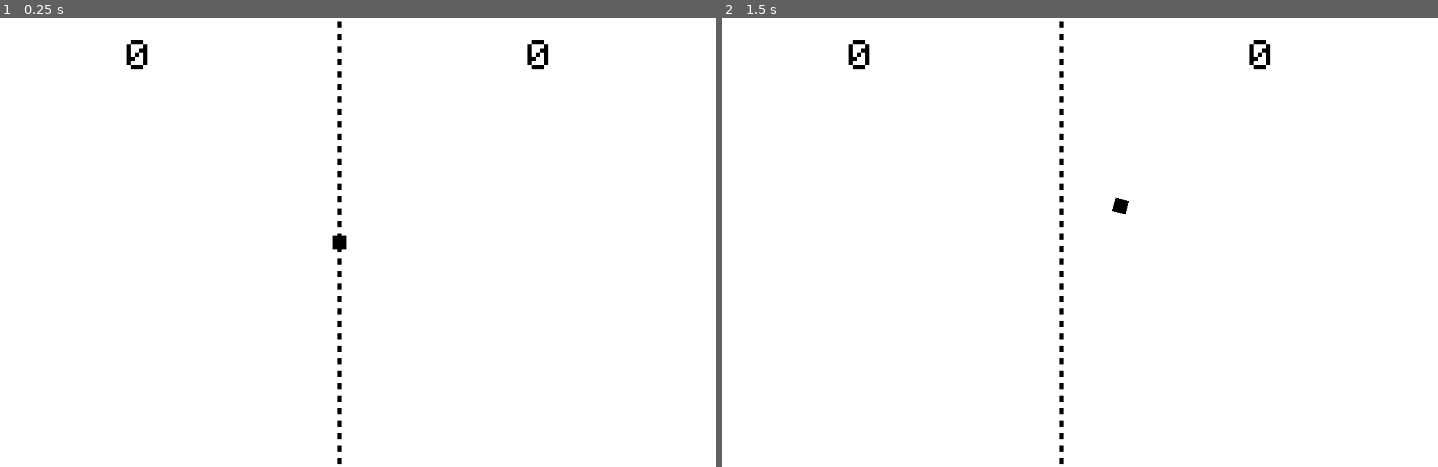
Above: before the commit, frames 1-2 (left to right).
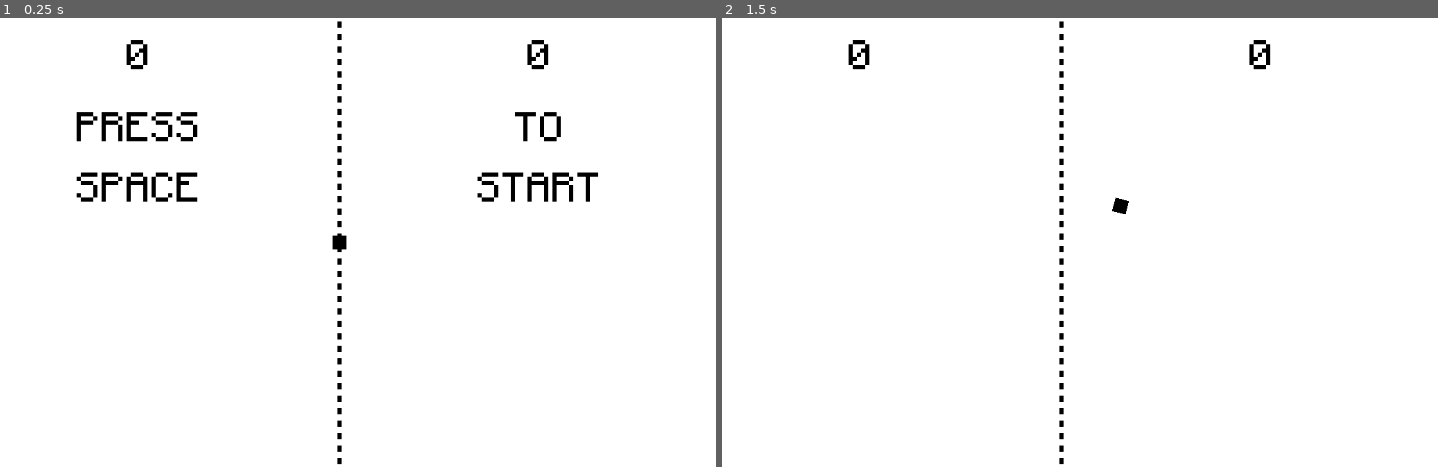
Above: after the commit, the same moments.

Repository: yungcomputerchair/pong
Game: Godot game, scene res://Scenes/game.tscn
The game is run twice, just before and just after one commit, with the same random seed, the same clock (stepped at 60 frames per second) and the same inputs.
Inputs:
- Up to frame 1 (0.25 s): no input
- Up to frame 2 (1.5 s): tap Space at 0.5, 0.77, 0.8, 1.07, 1.25, 1.35 s; hold R 0.53-1.28 s

The runs differ from the first frame. In frame 1, 1.7% of the frame differs, in the area x 10-84%, y 20-41%; in frame 2, nothing differs.

Commit message:
Cleanup winner label (fixes bug)

Diff:
--- a/Scripts/game.gd
+++ b/Scripts/game.gd
@@ -10,17 +10,20 @@
 var left_score
 var right_score
 
-func update_ui():
+func update_ui(winner):
 	ui.update_scores(left_score, right_score)
+	if winner != 0:
+		ui.set_winner(winner)
 
 func new_game():
 	left_score = 0
 	right_score = 0
-	update_ui()
+	ui.set_start_text()
+	update_ui(0)
 	ball.reset(true)
 
 func get_winner():
-	const POINTS_TO_WIN = 10
+	const POINTS_TO_WIN = 3
 	print("Left: ", left_score, "; Right: ", right_score)
 	if left_score >= POINTS_TO_WIN:
 		return -1
@@ -28,17 +31,19 @@
 		return 1
 	return 0
 
+func check_winner():
+	var winner = get_winner()
+	if winner == 0:
+		ball.reset(false)
+	update_ui(winner)
+
 func oob_left(_area):
 	right_score += 1
-	if get_winner() == 0:
-		ball.reset(false)
-	update_ui()
+	check_winner()
 
 func oob_right(_area):
 	left_score += 1
-	if get_winner() == 0:
-		ball.reset(false)
-	update_ui()
+	check_winner()
 
 func resize():
 	const GOAL_OFFSET = 75
@@ -60,6 +65,7 @@
 
 func _input(_ev):
 	if Input.is_key_pressed(KEY_SPACE) and not ball.is_processing():
+		ui.clear_start_text()
 		ball.launch()
 	if Input.is_key_pressed(KEY_R):
 		new_game()
--- a/Scripts/ui.gd
+++ b/Scripts/ui.gd
@@ -3,14 +3,23 @@
 @onready var left_panel = %LeftPanel
 @onready var right_panel = %RightPanel
 
-func update_panel(panel, score):
+func set_start_text():
+	left_panel.get_node("Status").text = "PRESS\nSPACE"
+	right_panel.get_node("Status").text = "TO\nSTART"
+
+func clear_start_text():
+	left_panel.get_node("Status").text = ""
+	right_panel.get_node("Status").text = ""
+
+func update_score(panel, score):
 	panel.get_node("Score").text = str(score)
-	var status = panel.get_node("Status")
-	if score >= 10:
-		status.text = "WINNER"
-	else:
-		status.text = ""
 
 func update_scores(left, right):
-	update_panel(left_panel, left)
-	update_panel(right_panel, right)
+	update_score(left_panel, left)
+	update_score(right_panel, right)
+
+func set_winner(winner):
+	var winner_panel = right_panel if winner == 1 else left_panel
+	winner_panel.get_node("Status").text = "WINNER"
+	var loser_panel = left_panel if winner == 1 else right_panel
+	loser_panel.get_node("Status").text = "PRESS\nR\nTO\nRESET"
